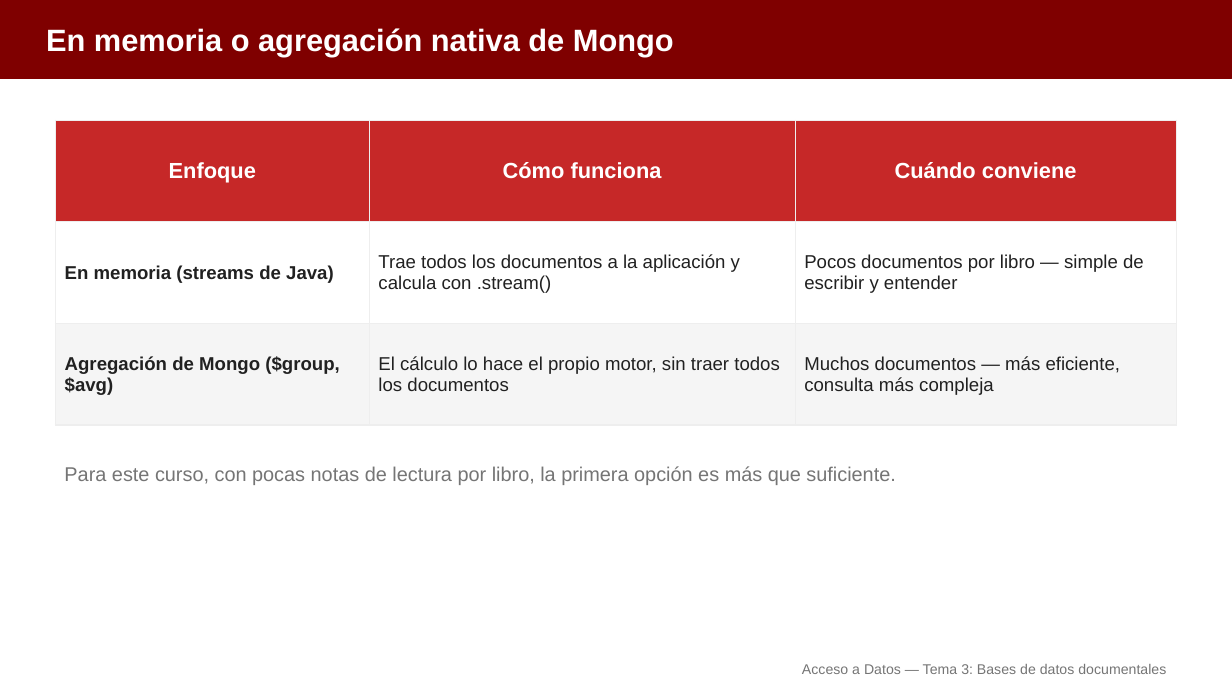
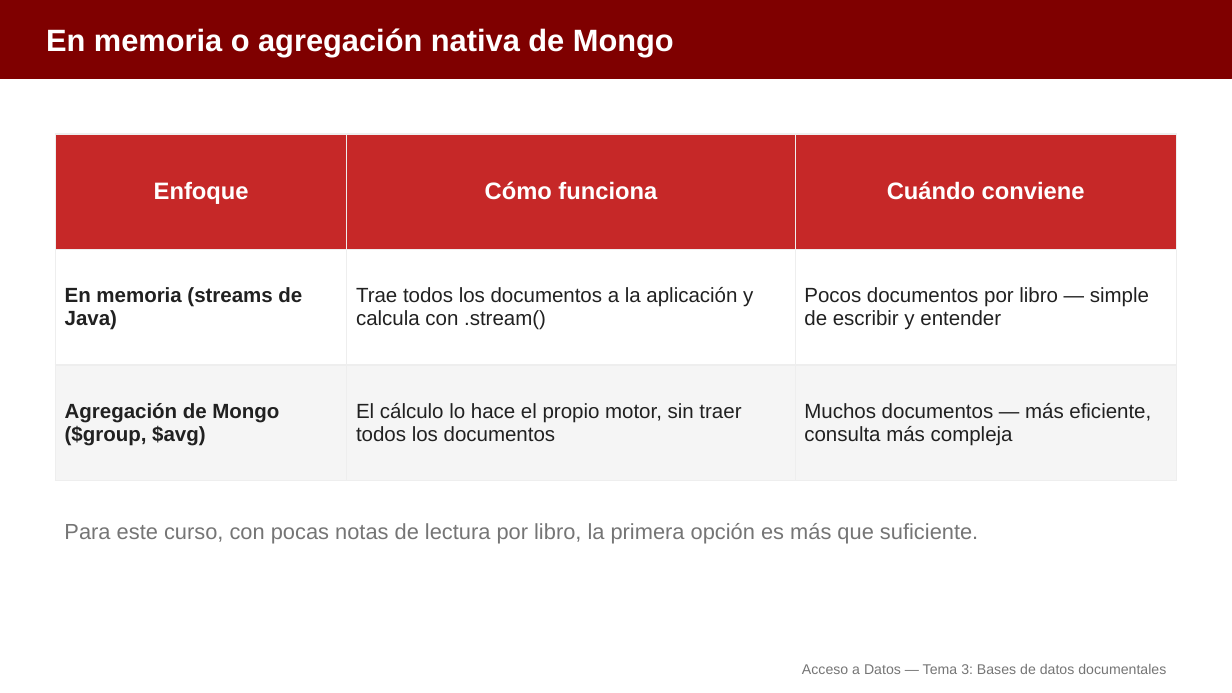
Before and after one commit to aitorventura/acceso-a-datos, a slide deck: slide 26 of tema3/diapositivas/conexion-mongodb.pptx. Drawn at 1232x693 pixels with LibreOffice and Linux fonts; fonts in the diff are those of the drawing. Boxes give left, top, right and bottom in pixels: in the first picture for what was removed or moved away, otherwise in the second. Text is boxed around its words. In the diff, an @@ line names an element or a change of style, - is before the commit and + after.

```diff
--- a/tema3/diapositivas/conexion-mongodb.pptx
+++ b/tema3/diapositivas/conexion-mongodb.pptx
@@ table at <box>55,134,1176,481</box> @@
@@ size 17 to 18.5 pt in "Enfoque", "Cómo funciona", "Cuándo conviene" @@
@@ size 14.5 to 16 pt in "En memoria (streams de Java)", "Trae todos los documentos a la aplicación ...", "Pocos documentos por libro — simple de ...", "Agregación de Mongo ($group, $avg)" and 2 more places @@
@@ table: place and size @@
-table at <box>55,120,1177,399</box>
+table at <box>55,134,1176,481</box>
@@ text "Para este curso, con pocas ...": place and size @@
-text "Para este curso, con pocas ..." at <box>64,466,895,485</box>
+text "Para este curso, con pocas ..." at <box>64,523,978,543</box>
@@ text "Para este curso, con pocas ..." at <box>64,523,978,543</box>: size 15.5 to 17 pt @@
```
Also in this commit, not shown: 26 other slides changed, 15 other files.
